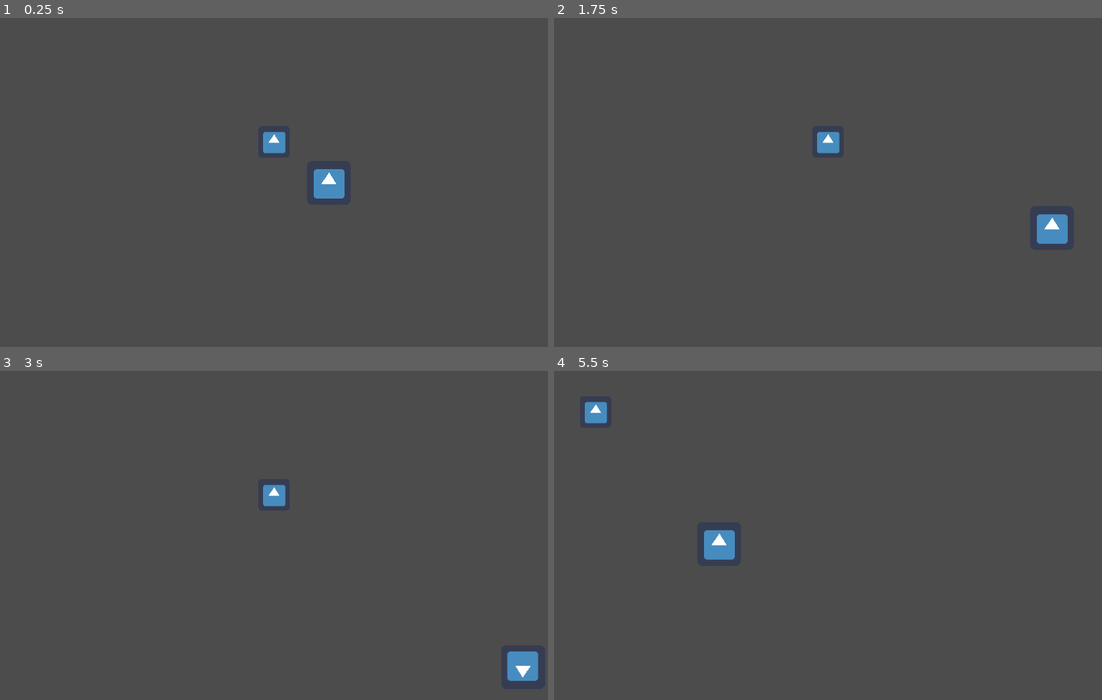
Above: before the commit, frames 1-4 (two rows, left to right).
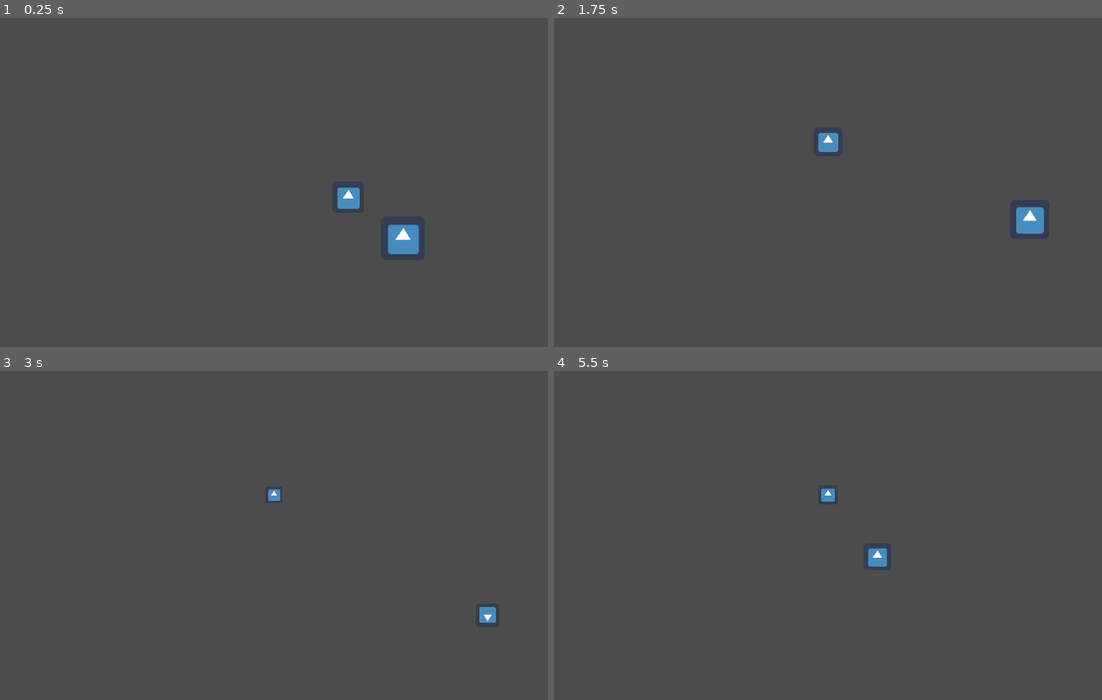
Above: after the commit, the same moments.

Repository: mstfacmly/fascball
Game: Godot game, scene res://field.tscn
Two runs of this game, one before a commit and one after it. Both use one fixed random seed, a clock stepped at 60 frames per second and the inputs below. The engine's default icon, where the game draws it, is replaced by a stand-in: a white triangle on a blue panel in a dark square.
Inputs:
- Up to frame 1 (0.25 s): no input
- Up to frame 2 (1.75 s): tap Enter (ui_accept) at 0.5, 1.35, 1.52 s; hold Right (ui_right) 0.53-1.28 s; hold Enter (ui_accept) 0.53-1.28 s; hold Down (ui_down) from 1.28 s (still down)
- Up to frame 3 (3 s): tap Enter (ui_accept) at 1.82, 2.85 s; release Down (ui_down) at 2.03 s; hold Right (ui_right) 2.03-2.78 s; hold Enter (ui_accept) 2.03-2.78 s; hold Up (ui_up) from 2.78 s (still down)
- Up to frame 4 (5.5 s): tap Enter (ui_accept) at 3.02, 3.32, 4.35, 4.52, 4.82 s; release Up (ui_up) at 3.53 s; hold Enter (ui_accept) 3.53-4.28 s; hold Left (ui_left) 3.53-5.03 s; hold Down (ui_down) from 5.03 s (still down); hold Enter (ui_accept) from 5.03 s (still down)

The runs differ from the first frame. In frame 1, 1.5% of the frame differs, in the area x 48-77%, y 34-72%; in frame 2, 0.9%; in frame 3, 0.9%; in frame 4, 1.1%.

Commit message:
add cam movement & test limits

Diff:
--- /dev/null
+++ b/cam.gd
@@ -0,0 +1,24 @@
+extends Camera2D
+
+var max_dist = 300
+var min_dist = 100
+onready var ball = get_parent().get_node('ball')
+onready var player = get_parent().get_node('player')
+
+func _physics_process(dt):
+	var target = ball.global_transform.origin
+	var pos = player.global_transform.origin
+	var delta = pos - target
+
+	if abs(delta.x) > max_dist or abs(delta.y) > max_dist:
+		if zoom < Vector2(2,2):
+			zoom += Vector2(.01,.01)
+	elif abs(delta.x) < max_dist && abs(delta.x) > min_dist or abs(delta.y) <= max_dist && abs(delta.y) >= min_dist:
+		if zoom > Vector2(1,1):
+			zoom -= Vector2(.01,.01)
+
+	print(zoom.x)
+
+	pos = target + delta
+
+	position = target
--- a/field.tscn
+++ b/field.tscn
@@ -1,16 +1,17 @@
-[gd_scene load_steps=6 format=2]
+[gd_scene load_steps=7 format=2]
 
 [ext_resource path="res://player.tscn" type="PackedScene" id=1]
-[ext_resource path="res://ball.tscn" type="PackedScene" id=2]
+[ext_resource path="res://cam.gd" type="Script" id=2]
+[ext_resource path="res://ball.tscn" type="PackedScene" id=3]
 
 [sub_resource type="RectangleShape2D" id=3]
-extents = Vector2( 409.28, 25.6879 )
+extents = Vector2( 873.128, 25.6879 )
 
 [sub_resource type="RectangleShape2D" id=1]
-extents = Vector2( 420.159, 19.9624 )
+extents = Vector2( 897.419, 19.9624 )
 
 [sub_resource type="RectangleShape2D" id=2]
-extents = Vector2( 28.691, 305.044 )
+extents = Vector2( 28.691, 610.335 )
 
 [node name="field" type="Node"]
 
@@ -21,23 +22,26 @@
 DEACCEL = 6.0
 
 [node name="cam" type="Camera2D" parent="."]
+current = true
+smoothing_enabled = true
+script = ExtResource( 2 )
 
-[node name="ball" parent="." instance=ExtResource( 2 )]
+[node name="ball" parent="." instance=ExtResource( 3 )]
 
 [node name="bounds" type="StaticBody2D" parent="."]
 
 [node name="CollisionShape2D" type="CollisionShape2D" parent="bounds"]
-position = Vector2( 397.242, -21.0576 )
+position = Vector2( 397.242, -282.194 )
 shape = SubResource( 3 )
 
 [node name="CollisionShape2D2" type="CollisionShape2D" parent="bounds"]
-position = Vector2( 397.242, 613.997 )
+position = Vector2( 397.242, 925.271 )
 shape = SubResource( 1 )
 
 [node name="CollisionShape2D3" type="CollisionShape2D" parent="bounds"]
-position = Vector2( -27.1321, 307.497 )
+position = Vector2( -465.31, 307.497 )
 shape = SubResource( 2 )
 
 [node name="CollisionShape2D4" type="CollisionShape2D" parent="bounds"]
-position = Vector2( 826.022, 307.497 )
+position = Vector2( 1259.77, 307.497 )
 shape = SubResource( 2 )
--- a/player.gd
+++ b/player.gd
@@ -11,13 +11,14 @@
 #var BALL_VELOCITY = 2.0
 
 #onready var sprite = $sprite
-onready var ball = get_parent().get_node('ball')
+#onready var ball = get_parent().get_node('ball')
 
 func _input(ev):
 	mv_x = Input.get_action_strength('ui_right') - Input.get_action_strength('ui_left')
 	mv_y = Input.get_action_strength('ui_down') - Input.get_action_strength('ui_up')
 
-	if Input.is_action_just_pressed('ui_accept'):
+	if ev.is_action_pressed('ui_accept'):
+#	if Input.is_action_just_pressed('ui_accept'):
 		kick()
 
 func _physics_process(dt):
@@ -34,7 +35,7 @@
 
 	var angle = atan2(mv_x, mv_y)
 	rotation = angle
-	transform.rotated(rotation)
+#	rotation = transform.rotated(rotation)
 
 	lin_vel = lerp(lin_vel, move, accel * dt)
 
